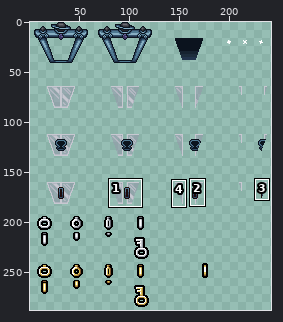
One commit to this sprite sheet: resources/gfx/grid/00_rd_planetarium.png. Above, an overview of the earlier version with the close-up marked.
Close-up. Earlier state:
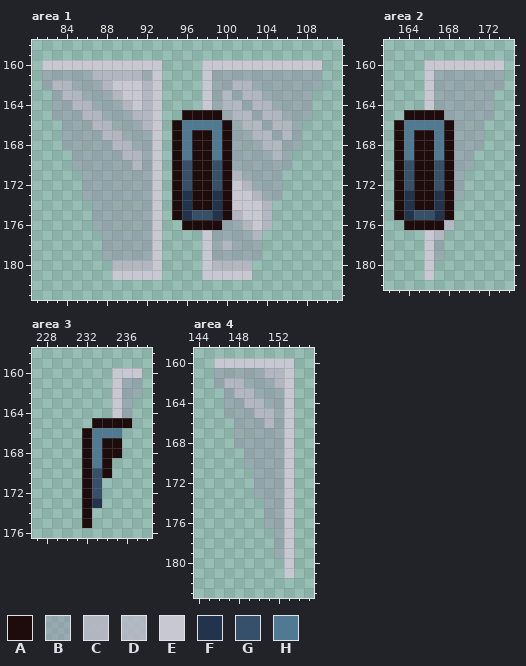
The file is 256x288 pixels. Colours within 5 levels of each other are drawn and written as one. Shown: area 1: x 81..111, y 158..183; area 2: x 162..174, y 158..182; area 3: x 227..238, y 158..176; area 4: x 144..155, y 159..183. The wide view leaves out empty margins. The commit also changed other parts of the picture, which this record leaves out.
Palette (. is transparent): A #1e0c0c  B #9698aa85  C #b5b6c3ef  D #b7b8c5de  E #c7c8d1  F #22344c  G #36506a  H #507992
Pixels before, area 1, first column x 82:
160 EEEEEEEEEEEE....EEEEEEEEEEEE
161 BBBBBCCCCCBE....EBBBBBBBBBBB
162 BCCBBBCEEECE....EBBCCBBBBBBB
163 .BCCBBBCEECE....EBDBCCBBBBB.
164 .BBCCBBBCECE....EBDDBCCBBBB.
165 .BBBCCBBBCCE..AAAABDDBCCBBB.
166 ..BBBCCBBBCE.AHHHHABDDBCDB..
167 ..BBBBCCBBBE.AHAAHABBDDBDB..
168 ..BBBBBCCBBE.AHAAHABBBDDBB..
169 ...BBBBBCCBE.AHAAHABBBBDB...
170 ...BBBBBBCBE.AGAAGABBBBBB...
171 ....BBBBBBBE.AGAAGACBBBB....
172 ....BBBBBBBE.AGAAGAECBBB....
173 ....BBBBBBBE.AFAAFAEECBB....
174 .....BBBBBBE.AFAAFAEEEC.....
175 .....BBBBBBE.AFGGFACEEC.....
176 .....BBBBBBE..AAAABBCEC.....
177 ......BBBBBE....EBBBBC......
178 ......BBBBBE....EBDBBB......
179 ......BBBBBE....EBBBBB......
180 .......CCCCE....ECCCC.......
181 .......EEEEE....EEEEE.......
Pixels before, area 2, first column x 163:
160 ...EEEEEEEE
161 ...EBBBBBBB
162 ...EBBBBBBB
163 ...EBBBBBB.
164 ...EBBBBBB.
165 .AAAABBBBB.
166 AHHHHABBB..
167 AHAAHABBB..
168 AHAAHABBB..
169 AHAAHABB...
170 AGAAGABB...
171 AGAAGAB....
172 AGAAGAB....
173 AFAAFAB....
174 AFAAFA.....
175 AFGGFA.....
176 .AAAAD.....
177 ...ED......
178 ...EB......
179 ...EB......
180 ...E.......
181 ...E.......
Pixels before, area 3, first column x 232:
160 ...EEE
161 ...EBB
162 ...EBB
163 ...EB.
164 ...EB.
165 .AAAA.
166 AHHH..
167 AHAA..
168 AHAA..
169 AHA...
170 AGA...
171 AG....
172 AG....
173 AF....
174 A.....
175 A.....
Pixels before, area 4, first column x 146:
160 EEEEEEEE
161 BBBBBCCE
162 BCCBBBCE
163 .BCCBBBE
164 .BBCCBBE
165 .BBBCCBE
166 ..BBBCBE
167 ..BBBBBE
168 ..BBBBBE
169 ...BBBBE
170 ...BBBBE
171 ....BBBE
172 ....BBBE
173 ....BBBE
174 .....BBE
175 .....BBE
176 .....BBE
177 ......BE
178 ......BE
179 ......BE
180 .......E
181 .......E
Now the later version:
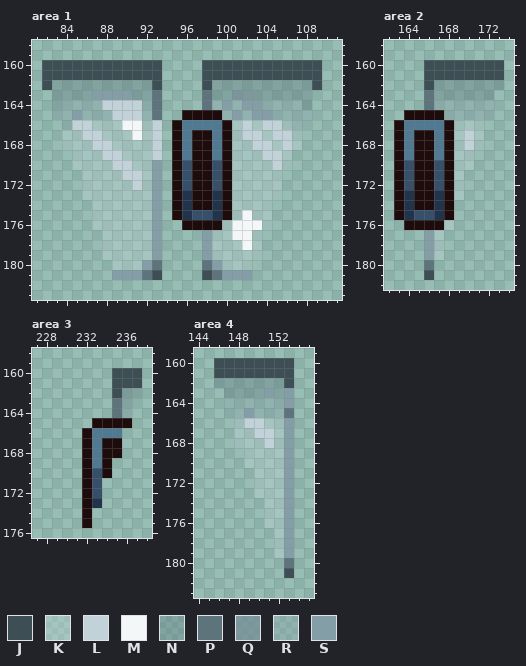
Colours new in this view: J #3d4e54  K #c1d2d859  L #c1d2d8  M #f4f7f8  N #5d747c59  P #5d747c  Q #758d96bf  R #849ea759  S #849ea7
The edit:
Area 1:
y 160: x 82..93 EEEEEEEEEEEE -> JJJJJJJJJJJJ; x 98..109 EEEEEEEEEEEE -> JJJJJJJJJJJJ
y 161: x 82..93 BBBBBCCCCCBE -> JJJJJJJJJJJJ; x 98..109 EBBBBBBBBBBB -> JJJJJJJJJJJJ
y 162: x 82..93 BCCBBBCEEECE -> JNNNNNNNNNNJ; x 98..109 EBBCCBBBBBBB -> JNNNNNNNNNNJ
y 163: x 83..93 BCCBBBCEECE -> NNNNSSSSNNP; x 98..108 EBDBCCBBBBB -> PNNQQNNNNNN
y 164: x 83..93 BBCCBBBCECE -> NRRRRLLLLRP; x 98..108 EBDDBCCBBBB -> PRSRSSRRRRN
y 165: x 83..93 BBBCCBBBCCE -> RRSRRRLLLRP; x 100..108 BDDBCCBBB -> RSRSSRRRR
y 166: x 84..93 BBBCCBBBCE -> RLLKKKMMKL; x 101..107 BDDBCDB -> KLKLLKR
y 167: x 84..93 BBBBCCBBBE -> KKLLKKKMKL; x 101..107 BBDDBDB -> KLLKLLK
y 168: x 84..93 BBBBBCCBBE -> KKKLLKKKKL; x 101..107 BBBDDBB -> KKLLKLK
y 169: x 85..93 BBBBBCCBE -> KKKLLKKKL; x 101..106 BBBBDB -> KKKLLK
y 170: x 85..93 BBBBBBCBE -> KKKKLLKKS; x 101..106 BBBBBB -> KKKKLK
y 171: x 86..93 BBBBBBBE -> KKKKLLKS; x 101..105 CBBBB -> KKKKK
y 172: x 86..93 BBBBBBBE -> KKKKKLKS; x 101..105 ECBBB -> KKKKK
y 173: x 86..93 BBBBBBBE -> KKKKKKKS; x 101..105 EECBB -> KKKKK
y 174: x 87..93 BBBBBBE -> KKKKKKS; x 101..104 EEEC -> KKKK
y 175: x 87..93 BBBBBBE -> KKKKKKS; x 101..104 CEEC -> KMKK
y 176: x 87..93 BBBBBBE -> KKKKKKS; x 100..104 BBCEC -> KMMMK
y 177: x 88..93 BBBBBE -> KKKKKS; x 98..103 EBBBBC -> SKKMMK
y 178: x 88..93 BBBBBE -> KKKKKS; x 98..103 EBDBBB -> SKKKMK
y 179: x 88..93 BBBBBE -> KKKKKS; x 98..103 EBBBBB -> SKKKKK
y 180: x 89..93 CCCCE -> KKKSP; x 98..102 ECCCC -> PSKKK
y 181: x 89..93 EEEEE -> SSSPJ; x 98..102 EEEEE -> JPSSS
Area 2:
y 160: x 166..173 EEEEEEEE -> JJJJJJJJ
y 161: x 166..173 EBBBBBBB -> JJJJJJJJ
y 162: x 166..173 EBBBBBBB -> JNNNNNNN
y 163: x 166..172 EBBBBBB -> PNNNNNN
y 164: x 166..172 EBBBBBB -> PRRRRRR
y 165: x 168..172 BBBBB -> RRRRR
y 166: x 169..171 BBB -> KKK
y 167..168: x 169..171 BBB -> KLK
y 169..170: x 169..170 BB -> KK
y 171..173: x 169 B -> K
y 176: x 168 D -> K
y 177: x 166..167 ED -> SK
y 178..179: x 166..167 EB -> SK
y 180: x 166 E -> P
y 181: x 166 E -> J
Area 3:
y 160: x 235..237 EEE -> JJJ
y 161: x 235..237 EBB -> JJJ
y 162: x 235..237 EBB -> JNN
y 163: x 235..236 EB -> PN
y 164: x 235..236 EB -> PR
Area 4:
y 160: x 146..153 EEEEEEEE -> JJJJJJJJ
y 161: x 146..153 BBBBBCCE -> JJJJJJJJ
y 162: x 146..153 BCCBBBCE -> NNNNNNNJ
y 163: x 147..153 BCCBBBE -> NNNNSNS
y 164: x 147..153 BBCCBBE -> RRRRRRS
y 165: x 147..153 BBBCCBE -> RRSRRRP
y 166: x 148..153 BBBCBE -> KLLKKS
y 167: x 148..153 BBBBBE -> KKLLKS
y 168: x 148..153 BBBBBE -> KKKLKS
y 169..170: x 149..153 BBBBE -> KKKKS
y 171..173: x 150..153 BBBE -> KKKS
y 174..176: x 151..153 BBE -> KKS
y 177..179: x 152..153 BE -> KS
y 180: x 153 E -> P
y 181: x 153 E -> J
